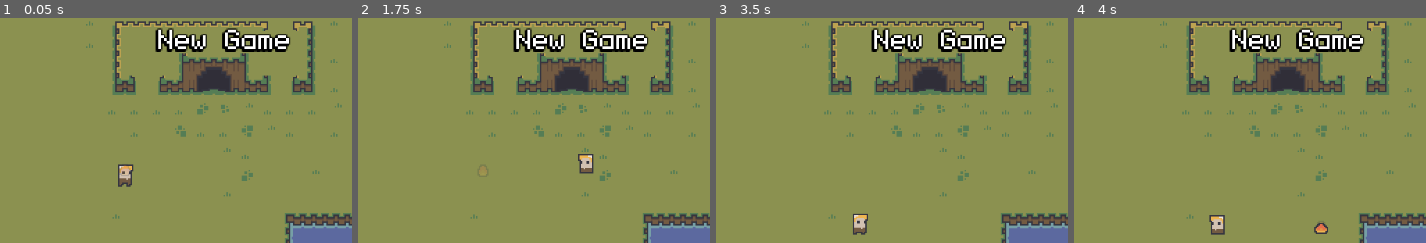
Above: before the commit, frames 1-4 (left to right).
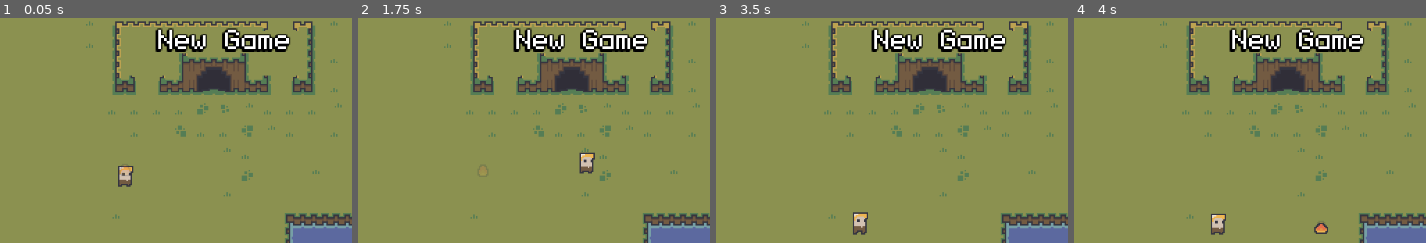
Above: after the commit, the same moments.

Repository: qmarsala/DeliciousDungeon
Game: Godot game, scene res://scenes/game.tscn
Two runs of this game, one before a commit and one after it. Both use one fixed random seed, a clock stepped at 60 frames per second and the inputs below.
Inputs (mouse positions are % of the whole screen's width and height, from its top left):
- Up to frame 1 (0.05 s): no input
- Up to frame 2 (1.75 s): move the mouse to (72, 45) at 0.52 s; right-click (72, 45) at 0.6 s; tap E (interact) at 0.8, 1.35 s; move the mouse to (24, 55) at 1.27 s; right-click (24, 55) at 1.55 s
- Up to frame 3 (3.5 s): move the mouse to (58, 28) at 2.02 s; tap Q (basic_attack) at 2.1 s; tap E (interact) at 2.3 s; tap Enter at 2.75 s; move the mouse to (41, 70) at 2.77 s; right-click (41, 70) at 2.85 s
- Up to frame 4 (4 s): tap Space at 3.5 s; move the mouse to (81, 65) at 3.52 s; tap W (heavy_attack) at 3.6 s; tap E (interact) at 3.8 s
The pictures show only the part of the screen within x 29-79%, y 16-66%; the shares and areas given below are measured in that part.

The runs differ from the first frame. In frame 1, 0.2% of the frame differs, in the area x 33-38%, y 64-75%; in frame 2, 0.2%, in the area x 62-68%, y 59-70%; in frame 3, 0.2%; in frame 4, 0.2%.

Commit message:
experiment with weapon pickups

Diff:
--- /dev/null
+++ b/src/assets/data/attack.gd
@@ -0,0 +1,7 @@
+class_name Attack
+extends Resource
+
+@export var name: String
+@export var description: String
+@export var attack_action = "light_attack"
+@export var damage: float
--- /dev/null
+++ b/src/assets/data/items/staff_of_fire.tres
@@ -0,0 +1,19 @@
+[gd_resource type="Resource" script_class="Weapon" load_steps=5 format=3 uid="uid://3gf50wxc3jkw"]
+
+[ext_resource type="Script" path="res://assets/data/attack.gd" id="1_bqxli"]
+[ext_resource type="Script" path="res://assets/data/weapon.gd" id="1_nbd06"]
+[ext_resource type="PackedScene" uid="uid://btrke7rn4blxm" path="res://scenes/items/staff_of_fire.tscn" id="2_m8des"]
+
+[sub_resource type="Resource" id="Resource_8o7lm"]
+script = ExtResource("1_bqxli")
+name = "Bonk"
+description = "bonk an enemy for 1 damage"
+attack_action = "light_attack"
+damage = 1.0
+
+[resource]
+script = ExtResource("1_nbd06")
+attack = SubResource("Resource_8o7lm")
+name = "Staff of Fire"
+description = "Enables a powerful fire spell"
+scene = ExtResource("2_m8des")
--- a/src/assets/data/spell.gd
+++ b/src/assets/data/spell.gd
@@ -5,5 +5,4 @@
 @export var cast_time = .25
 @export var cooldown = 1.0
 @export var attack_action = "heavy_attack"
-
-#todo: model spell damage, need DoT vs Regular SpellDatas
+@export var damage: Array[float] = [1]
--- /dev/null
+++ b/src/assets/data/weapon.gd
@@ -0,0 +1,4 @@
+class_name Weapon
+extends Item
+
+@export var attack: Attack
--- a/src/assets/scripts/item.gd
+++ b/src/assets/scripts/item.gd
@@ -2,4 +2,5 @@
 extends Resource
 
 @export var name: String
+@export var description: String
 @export var scene: PackedScene
--- a/src/assets/scripts/player.gd
+++ b/src/assets/scripts/player.gd
@@ -16,6 +16,7 @@
 @onready var dash_timer: Timer = $DashTimer
 @onready var dash_cooldown_timer: Timer = $DashCooldownTimer
 @onready var state_machine: PlayerStateMachine = $StateMachine
+@onready var hand: Node2D = $Hand
 
 #todo: use 'pickup' to get a weapon that enables these attacks
 @onready var magic_attack: MagicAttack = $MagicAttack
@@ -36,6 +37,10 @@
 var move_disabled: bool
 var is_dashing: bool
 var is_dash_cooldown: bool
+
+#temp:
+var weapon: Sprite2D
+var weapon_equipped: bool
 
 func _ready() -> void:
 	nutrition = STARTING_NUTRITION
@@ -69,7 +74,14 @@
 
 func pickup(item: Item):
 	print("picked up: " + item.name)
-	food += 1
+	if item is Weapon:
+		var weaponScene = item.scene
+		var weaponInstance = weaponScene.instantiate() as Sprite2D
+		weapon = weaponInstance
+		weapon_equipped = true
+		hand.add_child.call_deferred(weaponInstance)
+	else:
+		food += 1
 
 func interact():
 	var space_state = get_world_2d().direct_space_state
--- a/src/assets/scripts/player_states/player_dash_state.gd
+++ b/src/assets/scripts/player_states/player_dash_state.gd
@@ -9,6 +9,8 @@
 	player.velocity = player.global_position.direction_to(player.move_target).normalized() * (player.SPEED * player.DASH_MULTIPLIER)
 	player.dash_timer.start(player.DASH_TIME)
 	player.character_sprite.play("dash")
+	if player.weapon_equipped:
+		player.weapon.hide()
 
 
 func exit():
@@ -20,6 +22,8 @@
 	player.dash_timer.stop()
 	player.dash_cooldown_timer.start(player.DASH_COOLDOWN)
 	player.character_sprite.stop()
+	if player.weapon_equipped:
+		player.weapon.show()
 
 
 func handle_movement_input(delta):
--- a/src/assets/scripts/player_states/player_idle_state.gd
+++ b/src/assets/scripts/player_states/player_idle_state.gd
@@ -1,8 +1,12 @@
 extends PlayerState
 class_name PlayerIdleState
 
+var idle_at
 func enter():
-	print('idle')
+	idle_at = time
 
-func exit():
-	print('exit idle')
+func handle_process(delta):
+	handle_interact_action()
+	if time - idle_at >= 1 and player.weapon_equipped:
+		player.weapon.global_position = player.hand.global_position - Vector2(6, 2)
+		player.weapon.rotation = 0
--- a/src/assets/scripts/player_states/player_move_state.gd
+++ b/src/assets/scripts/player_states/player_move_state.gd
@@ -3,9 +3,21 @@
 
 func handle_process(delta):
 	handle_interact_action()
+	weapon_animation()
 	if player.global_position.distance_to(player.move_target) <= 5:
 		player.move_target = player.global_position
 		player.velocity = Vector2.ZERO
 		Transitioned.emit(self, "IdleState") #todo: something for state names like a constant? but it needs to match the node name?
 	else:
 		player.velocity = player.global_position.direction_to(player.move_target).normalized() * player.SPEED
+
+func weapon_animation():
+	if player.weapon_equipped and player.weapon:
+		if player.velocity.x < 0:
+			player.weapon.z_index = player.z_index - 1
+			player.weapon.rotation_degrees = -75
+			player.weapon.global_position = player.hand.global_position - Vector2(2,0)
+		else:
+			player.weapon.z_index = player.z_index + 1
+			player.weapon.rotation_degrees = 75
+			player.weapon.global_position = player.hand.global_position + Vector2(2,0)
--- /dev/null
+++ b/src/scenes/items/staff_of_fire.tscn
@@ -0,0 +1,10 @@
+[gd_scene load_steps=2 format=3 uid="uid://btrke7rn4blxm"]
+
+[ext_resource type="Texture2D" uid="uid://cqyuvlxinqtqc" path="res://assets/sprites/dungeon/weapons_.png" id="1_hhwgu"]
+
+[node name="StaffOfFire" type="Sprite2D"]
+z_as_relative = false
+scale = Vector2(0.75, 0.75)
+texture = ExtResource("1_hhwgu")
+region_enabled = true
+region_rect = Rect2(2, 72, 8, 24)
--- a/src/scenes/levels/dungeon_rooms/basic_start_room.tscn
+++ b/src/scenes/levels/dungeon_rooms/basic_start_room.tscn
@@ -1,8 +1,10 @@
-[gd_scene load_steps=5 format=4 uid="uid://chrbwvn5udqeh"]
+[gd_scene load_steps=7 format=4 uid="uid://chrbwvn5udqeh"]
 
 [ext_resource type="Script" path="res://assets/scripts/room.gd" id="1_jdimc"]
 [ext_resource type="TileSet" uid="uid://d0eusdwt4lmko" path="res://assets/dungeon_tile_set.tres" id="2_td5qt"]
 [ext_resource type="PackedScene" uid="uid://cfesvjhulwkvx" path="res://scenes/items/fire.tscn" id="3_ve0fs"]
+[ext_resource type="PackedScene" uid="uid://bq43heu5kffs1" path="res://scenes/items/pickup.tscn" id="4_oaukl"]
+[ext_resource type="Resource" uid="uid://3gf50wxc3jkw" path="res://assets/data/items/staff_of_fire.tres" id="5_nthjt"]
 
 [sub_resource type="RectangleShape2D" id="RectangleShape2D_pdkqv"]
 size = Vector2(8, 47.5)
@@ -40,3 +42,8 @@
 
 [node name="CollisionShape2D" type="CollisionShape2D" parent="WestTrigger"]
 shape = SubResource("RectangleShape2D_pdkqv")
+
+[node name="Pickup" parent="." instance=ExtResource("4_oaukl")]
+z_index = 1
+position = Vector2(30, 26)
+item = ExtResource("5_nthjt")
--- a/src/scenes/player.tscn
+++ b/src/scenes/player.tscn
@@ -192,7 +192,7 @@
 }],
 "loop": true,
 "name": &"idle",
-"speed": 10.0
+"speed": 5.0
 }, {
 "frames": [{
 "duration": 1.0,
@@ -241,10 +241,9 @@
 
 [node name="CharacterSprite" type="AnimatedSprite2D" parent="."]
 sprite_frames = SubResource("SpriteFrames_65n8r")
-animation = &"dash"
+animation = &"idle"
 autoplay = "idle"
-frame = 2
-frame_progress = 0.110389
+frame_progress = 0.907413
 
 [node name="HealthComponent" parent="." node_paths=PackedStringArray("character_sprite") instance=ExtResource("2_vxtdb")]
 unique_name_in_owner = true
@@ -310,6 +309,9 @@
 region_enabled = true
 region_rect = Rect2(76, 175, 8, 8)
 
+[node name="Hand" type="Node2D" parent="."]
+position = Vector2(0, 7)
+
 [connection signal="HealthDepleted" from="HealthComponent" to="." method="_on_health_depleted"]
 [connection signal="ranged_attack" from="MagicAttack" to="." method="_on_magic_attack"]
 [connection signal="ranged_attack_charge" from="MagicAttack" to="." method="_on_magic_attack_charge"]
